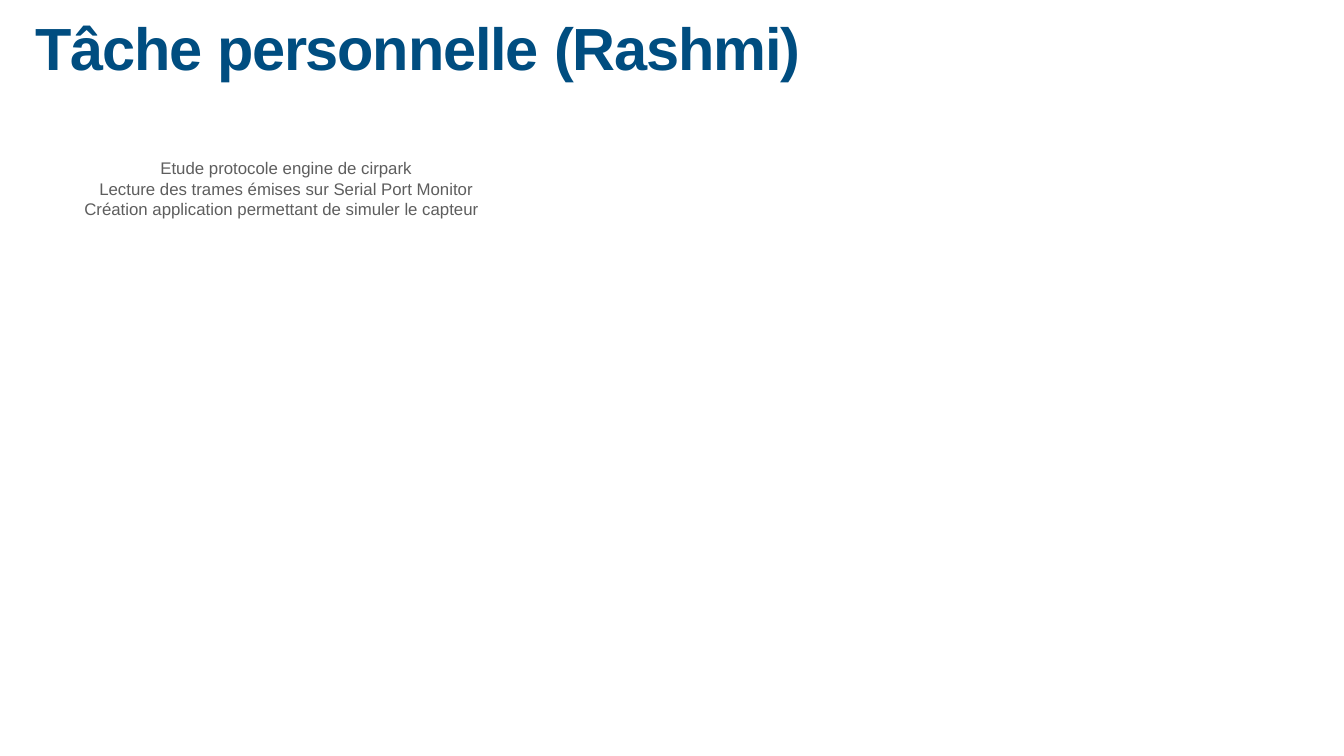
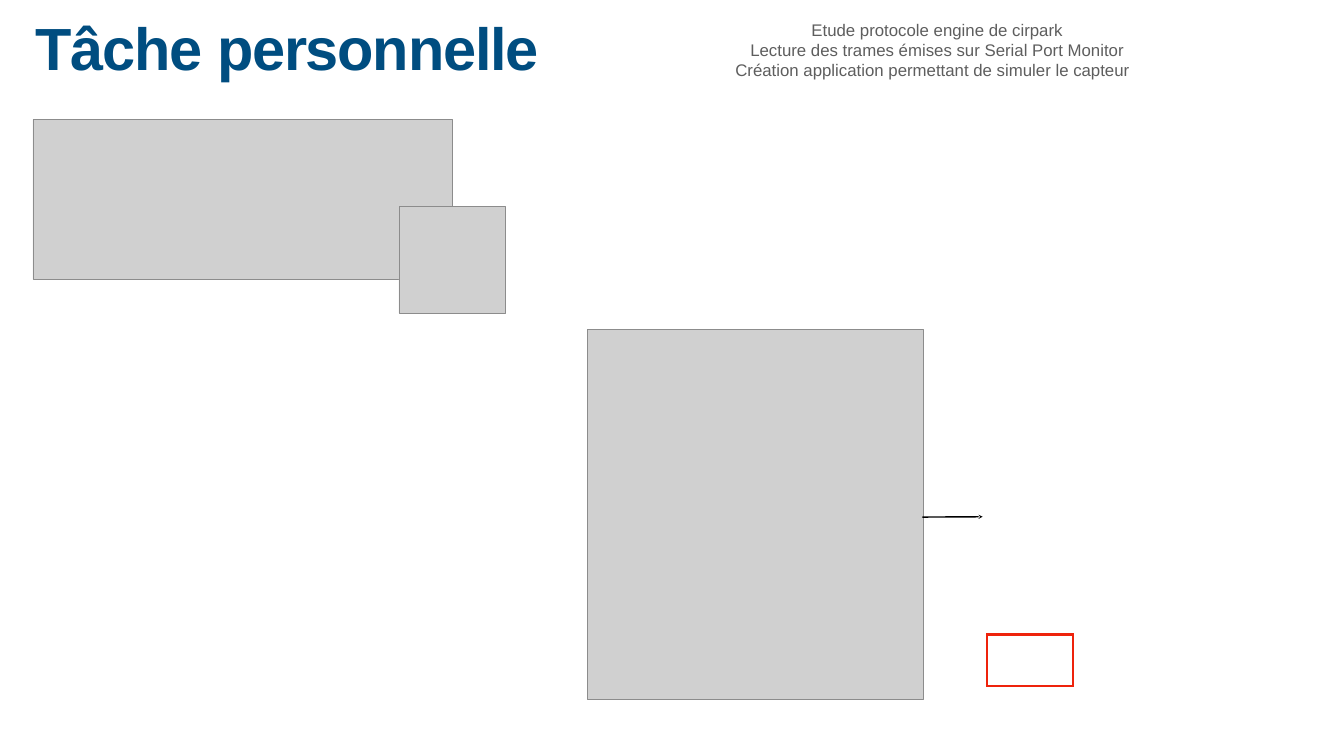
Before and after one commit to rash2615/Cirpark_Modbus, a slide deck: slide 8 of Cirpark_Modbus/Ressources/Final/Revue 2.pptx. Drawn at 1344x756 pixels with LibreOffice and Linux fonts; fonts in the diff are those of the drawing; grey boxes stand for pictures. Boxes give left, top, right and bottom in pixels: in the first picture for what was removed or moved away, otherwise in the second. Text is boxed around its words. In the diff, an @@ line names an element or a change of style, - is before the commit and + after.

```diff
--- a/Cirpark_Modbus/Ressources/Final/Revue 2.pptx
+++ b/Cirpark_Modbus/Ressources/Final/Revue 2.pptx
@@ title at [36,25,539,81]: text changed @@
-Tâche personnelle (Rashmi)
+Tâche personnelle
@@ text "Etude protocole engine de cirpark": place and size @@
-text "Etude protocole engine de cirpark" at [84,162,478,219]
+text "Etude protocole engine de cirpark" at [735,24,1129,80]
@@ picture added at [33,120,452,280] @@
@@ picture added at [399,207,505,313] @@
@@ picture added at [587,330,923,699] @@
@@ arrow added from (922, 517) to (983, 517), #000000 2 pt @@
@@ rectangle added at [987,634,1073,686], outline #EE230C 4 pt @@
```
Also in this commit, not shown: 5 other slides changed, 1 slide added.
